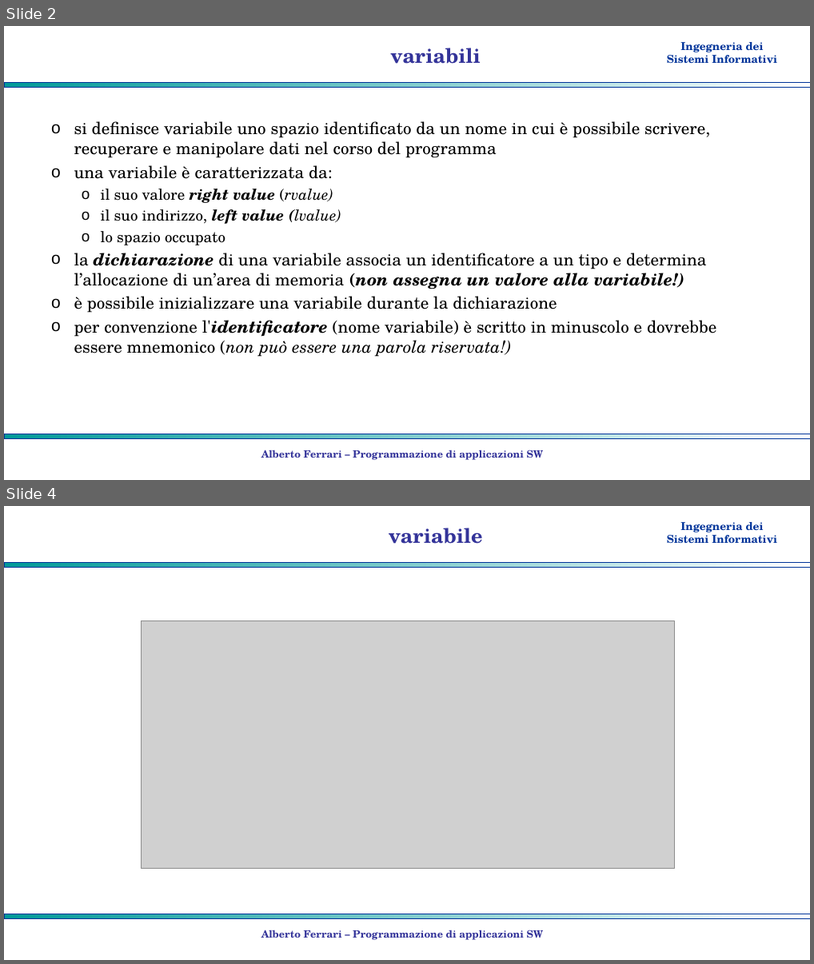
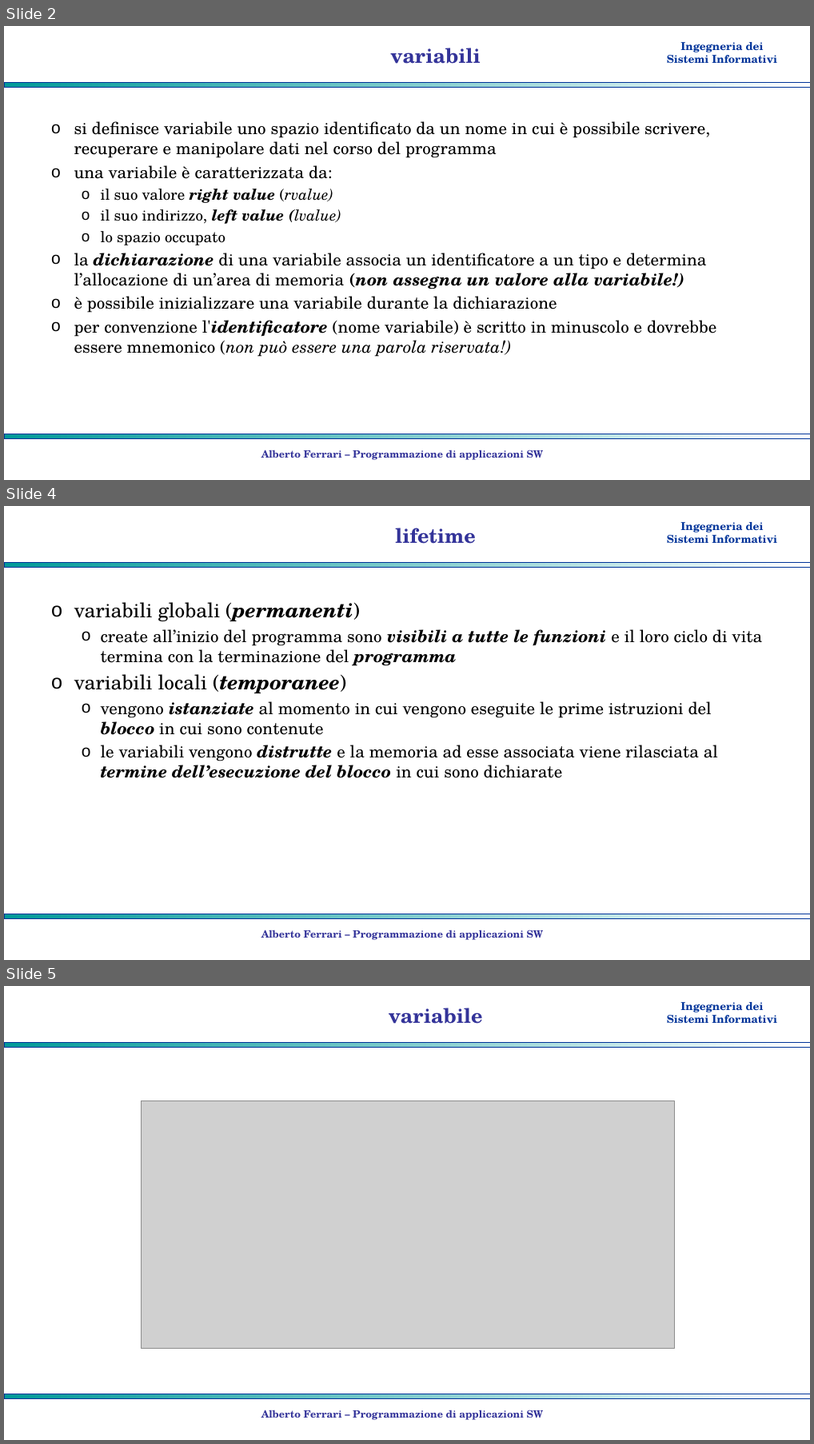
Before and after one commit to albertoferrari/pasw, a slide deck: lezioni/PASW03a - C++ tipi di dato.pptx. Shown one above the other, each under a label of ours: slides 2 and 4 before the commit, slides 2, 4 and 5 after it; the slides between them are not shown. The pictures are 814x964 and 814x1444 pixels, drawn with LibreOffice and Linux fonts; fonts in the diff are those of the drawing; grey boxes stand for pictures; background and template pictures are left out. Boxes give left, top, right and bottom in pixels: in the first picture for what was removed or moved away, otherwise in the second. Text is boxed around its words. In the diff, an @@ line names an element or a change of style, - is before the commit and + after.

```diff
--- a/lezioni/PASW03a - C++ tipi di dato.pptx
+++ b/lezioni/PASW03a - C++ tipi di dato.pptx
@@ slide 4 added at <box>4,506,810,960</box>, background #FFFFFF; not listed: 3 template elements that a slide beside it also shows @@
@@ title added at <box>395,528,476,544</box>, 24 pt, text #333399, bold @@
+lifetime
@@ text added at <box>74,602,762,778</box>, 20 pt, text #000000 @@
+o variabili globali (permanenti)
+  o create all’inizio del programma sono visibili a tutte le funzioni e il loro ciclo di vita termina con la terminazione del programma
+o variabili locali (temporanee)
+  o vengono istanziate al momento in cui vengono eseguite le prime istruzioni del blocco in cui sono contenute
+  o le variabili vengono distrutte e la memoria ad esse associata viene rilasciata al termine dell’esecuzione del blocco in cui sono dichiarate
@@ text added at <box>262,929,544,940</box>, 12 pt, text #333399, bold @@
+Alberto Ferrari – Programmazione di applicazioni SW
@@ what was slide 4 is now slide 5 @@
```
Also in this commit, not shown: 1 slide changed, 2 other slides added, 1 other file.
